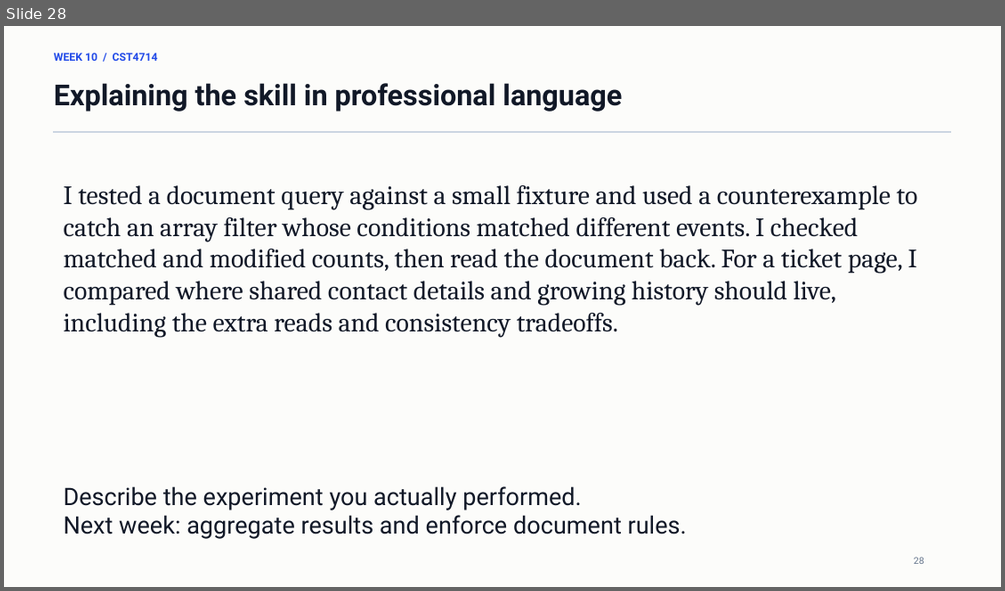
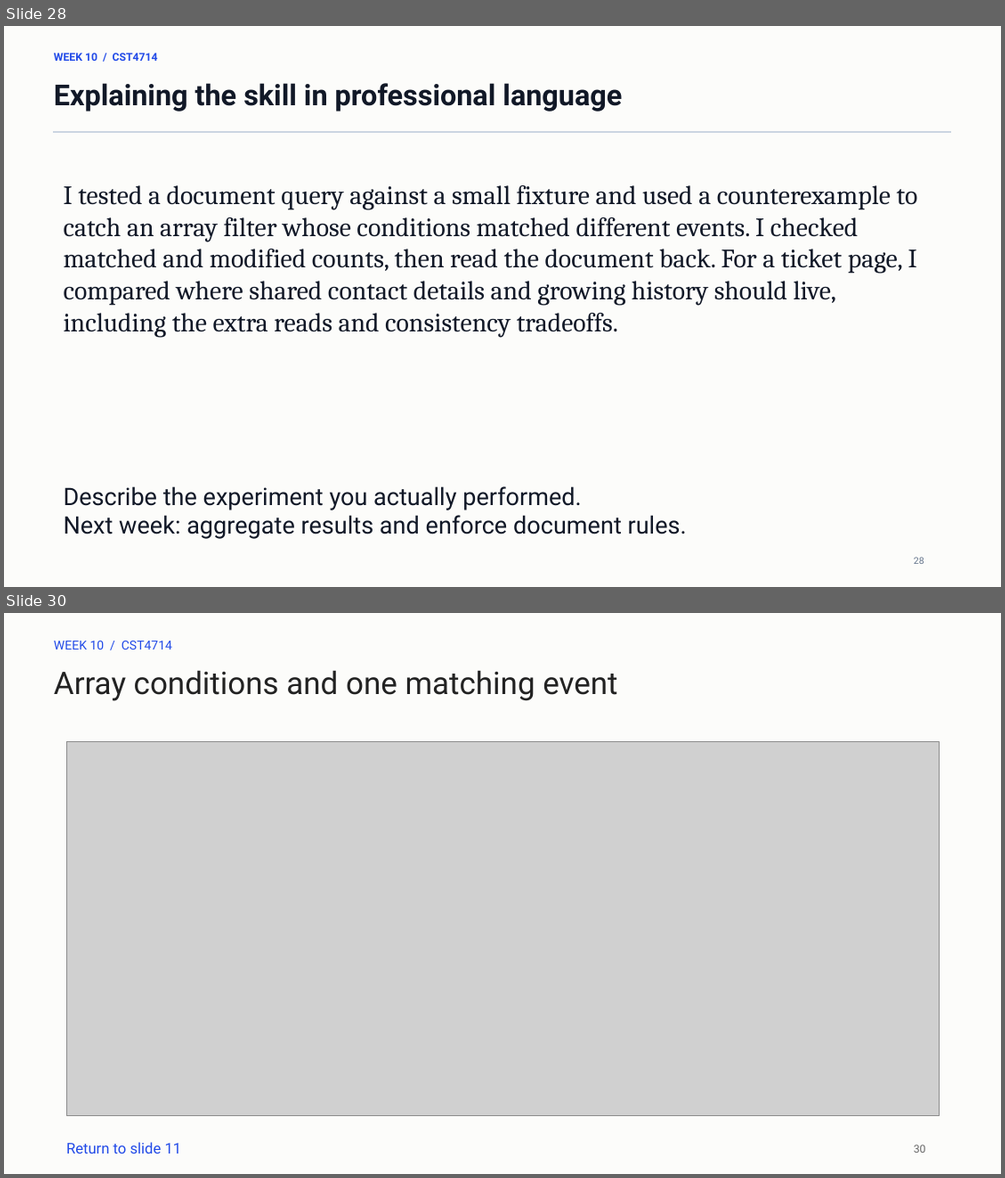
Before and after one commit to lolusername/CST4714_DB_admin, a slide deck: week_10/week_10_mql_document_modeling.pptx. Shown one above the other, each under a label of ours: slide 28 before the commit, slides 28 and 30 after it; the slides between them are not shown. The pictures are 1005x591 and 1005x1178 pixels, drawn with LibreOffice and Linux fonts; fonts in the diff are those of the drawing; grey boxes stand for pictures. Boxes give left, top, right and bottom in pixels: in the first picture for what was removed or moved away, otherwise in the second. Text is boxed around its words. In the diff, an @@ line names an element or a change of style, - is before the commit and + after.

Commit message:
Prepare Week 10 with spoken scripts, static diagrams, and embedded videos

```diff
--- a/week_10/week_10_mql_document_modeling.pptx
+++ b/week_10/week_10_mql_document_modeling.pptx
@@ slide 30 added at (4,613,1001,1174), background #FCFCFA @@
@@ text added at (54,641,172,649), 12 pt, text #214AE8 @@
+WEEK 10 / CST4714
@@ text added at (54,670,617,701), 30 pt, text #222222 @@
+Array conditions and one matching event
@@ picture added at (66,742,938,1116) @@
@@ text added at (66,1142,182,1153), 14.2 pt, text #214AE8 @@
+Return to slide 11
@@ text added at (914,1144,926,1152), 10.5 pt, text #666666 @@
+30
```
Also in this commit, not shown: 5 slides changed, 2 other slides added, 9 other files.
